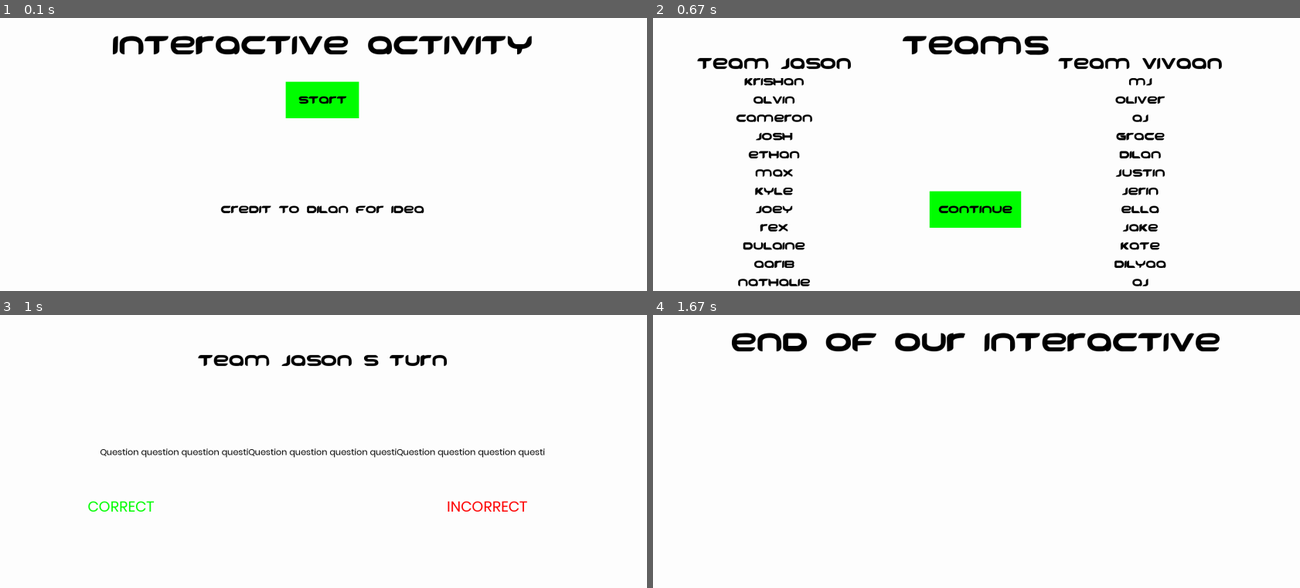
Above: before the commit, frames 1-4 (two rows, left to right).
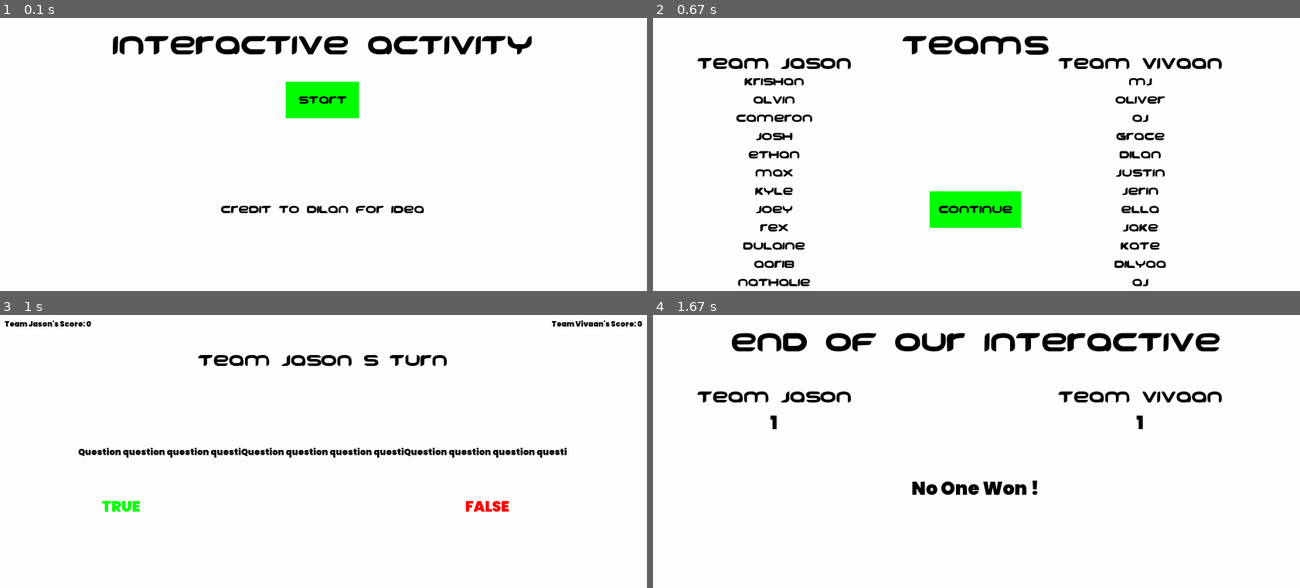
Above: after the commit, the same moments.

Repository: vivujai/SchoolSeminar
Game: pygame game, started from Gamesbypygame/Chapter 8 Seminar/main.py
Same seed, same stepped clock (60 frames per second), same inputs: the game is played once before the commit and once after it.
Inputs (mouse positions are in pixels of both pictures, inside the frame that each line leads up to):
- Up to frame 1 (0.1 s): no input
- Up to frame 2 (0.67 s): click "Start" at 0.38 s
- Up to frame 3 (1 s): click (323, 492) at 0.72 s
- Up to frame 4 (1.67 s): click (775, 506) at 1.05 s, where only the run after the commit has a clickable "TRUE"; click (1138, 506) at 1.38 s, where only the run after the commit has a clickable "FALSE"

Frames 1-2 are identical in both runs. In frame 3, 2.4% of the frame differs, in the area x 0-100%, y 1-73%; in frame 4, 1.9%.

Commit message:
improvements

Diff:
--- a/Gamesbypygame/Chapter 8 Seminar/main.py
+++ b/Gamesbypygame/Chapter 8 Seminar/main.py
@@ -1,50 +1,85 @@
 import pygame
 from UIclasses import TextClass, ButtonClass
+
+
+
+WHITE = (255, 255 ,255)
+GREEN = (0, 255, 0)
+BLACK = (0, 0, 0)
+RED = (255, 0, 0)
+FONT = "Fonts\Freedom-10eM.ttf"
+POPPINS = "Fonts/Poppins-Black.ttf"
+
 
 def ChangeGameState(GameStateChange):
     global GameState, buttonlist
     GameState = GameStateChange
     buttonlist = []
 
-def NextQuestion(a):
-    global text_num, question_num, cur_team_num, question_list, question
-    a = a
+def NextQuestion(correct):
+    global text_num, question_num, cur_team_num, question_list, question, cur_score, scores_list, answer, questiontuple, win_team, team_names
+    print(cur_score)
+    if correct:
+        scores_list[cur_score] += 1
+    else:
+        scores_list[cur_score-1] += 1
     text_num = 0
 
     if len(question_list) == 0:
+        if scores_list[0] > scores_list[1]:
+            win_team = team_names[0]
+        elif scores_list[1] > scores_list[0]:
+            win_team = team_names[1]
         ChangeGameState("InteractiveEnd")
 
     else:
-        question = question_list.pop()
+        questiontuple = question_list.pop()
+        question = questiontuple[0]
+        answer = questiontuple[1]
     if cur_team_num == 0:
         cur_team_num = 1
     else:
         cur_team_num = 0
 
-
-
-
-WHITE = (255, 255 ,255)
-GREEN = (0, 255, 0)
-BLACK = (0, 0, 0)
-RED = (255, 0, 0)
-FONT = "Fontsforpygame\Freedom-10eM.ttf"
-POPPINS = "Fontsforpygame/poppins.regular.ttf"
+    cur_score = (cur_score + 1) % 2
+
+
+def GuessedTrue(a):
+    global answer
+    print(answer)
+    if answer == True:
+        NextQuestion(True)
+    else:
+        NextQuestion(False)
+
+def GuessedFalse(a):
+    global answer
+    print(answer)
+    if answer == False:
+        NextQuestion(True)
+    else:
+        NextQuestion(False)
 
 
 end_time_question_increase = 10
 
+win_team = "No One"
 cur_team_num = 0
 question_num = 0
 text_num = 1
 cur_team_text = "Team Jason's Turn"
+scores_list = [0, 0]
+cur_score = 0
 
 question_list = [
-    "Question question question question question question questoin eusiotnsetoi sentosein",
-    "Question question question questiQuestion question question questiQuestion question question questi"
+    ("Question question question question question question questoin eusiotnsetoi sentosein", True),
+    ("Question question question questiQuestion question question questiQuestion question question questi", False)
 ]
 
-question = question_list.pop()
+questiontuple = question_list.pop()
+question = questiontuple[0]
+answer = questiontuple[1]
+
 team_names = ["Team Jason", "Team Vivaan"]
 buttonlist = []
 team1 = [
@@ -77,9 +112,10 @@
     "AJ"
 ]
 
+
 pygame.init()
 
-pygame.display.set_caption("Animal Journey")
+pygame.display.set_caption("Chapter 8 Seminar")
 screen = pygame.display.set_mode((1900, 900))
 
 GameState = "TitleScreen"
@@ -162,7 +198,7 @@
 
 correctButton = ButtonClass(
                 TextClass(
-                    "CORRECT",
+                    "TRUE",
                     pygame.font.Font(POPPINS, 40),
                     GREEN,
                     (400, 550),
@@ -172,13 +208,13 @@
                 0,
                 WHITE,
                 screen,
-                NextQuestion,
-                None
+                GuessedTrue,
+                True
             )
 
 wrongButton = ButtonClass(
                 TextClass(
-                    "INCORRECT",
+                    "FALSE",
                     pygame.font.Font(POPPINS, 40),
                     RED,
                     (1400, 550),
@@ -188,8 +224,8 @@
                 0,
                 WHITE,
                 screen,
-                NextQuestion,
-                None
+                GuessedFalse,
+                False
             )
 
 thanksText = TextClass(
@@ -199,6 +235,7 @@
                 (950, 100),
                 screen
             )
+
 
 while runVar:
     current_time = pygame.time.get_ticks()
@@ -284,6 +321,23 @@
             )
             questionText.blit()
 
+            score1Text = TextClass(
+                f"{team_names[0]}'s Score: {scores_list[0]}",
+                pygame.font.Font(POPPINS, 20),
+                BLACK,
+                (200, 50),
+                screen
+            )
+            score1Text.blit()
+            score2Text = TextClass(
+                f"{team_names[1]}'s Score: {scores_list[1]}",
+                pygame.font.Font(POPPINS, 20),
+                BLACK,
+                (1700, 50),
+                screen
+            )
+            score2Text.blit()
+
 
             if current_time > end_time_question_increase:
                 if text_num != len(list(question)):
@@ -303,6 +357,50 @@
             buttonlist = []
 
             thanksText.blit()
+
+            team1Text = TextClass(
+                "Team Jason",
+                pygame.font.Font(FONT, 60),
+                BLACK,
+                (400, 250),
+                screen
+            )
+
+            team2Text = TextClass(
+                "Team Vivaan",
+                pygame.font.Font(FONT, 60),
+                BLACK,
+                (1400, 250),
+                screen
+            )
+            team1Text.blit()
+            team2Text.blit()
+
+            score1Text = TextClass(
+                f"{scores_list[0]}",
+                pygame.font.Font(POPPINS, 50),
+                BLACK,
+                (400, 320),
+                screen
+            )
+            score1Text.blit()
+            score2Text = TextClass(
+                f"{scores_list[1]}",
+                pygame.font.Font(POPPINS, 50),
+                BLACK,
+                (1400, 320),
+                screen
+            )
+            score2Text.blit()
+
+            winText = TextClass(
+                f"{win_team} Won !",
+                pygame.font.Font(POPPINS, 50),
+                BLACK,
+                (950, 500),
+                screen
+            )
+            winText.blit()
 
 
 
Binary file added: Gamesbypygame/Chapter 8 Seminar/Fonts/Freedom-10eM.ttf
Binary file added: Gamesbypygame/Chapter 8 Seminar/Fonts/Poppins-Black.ttf
